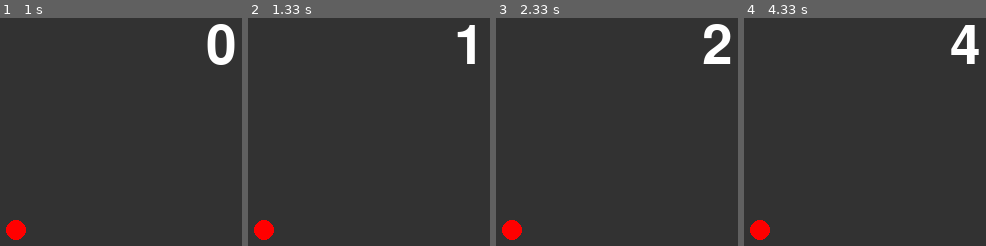
Above: before the commit, frames 1-4 (left to right).
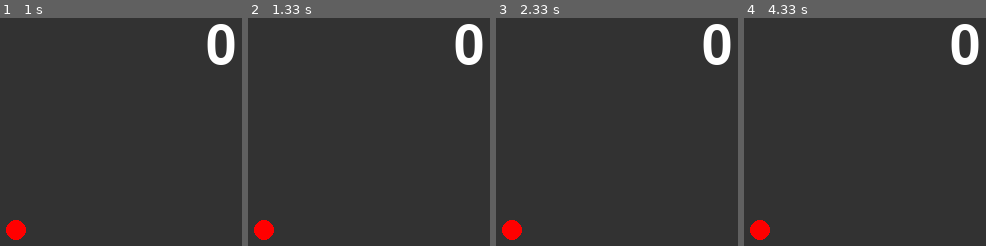
Above: after the commit, the same moments.

Repository: c0c2401810/ProjExD_1
Game: pygame game, started from pygame_system.py
Two runs of this game, one before a commit and one after it. Both use one fixed random seed, a clock stepped at 60 frames per second and the inputs below.
Inputs:
- Up to frame 1 (1 s): no input
- Up to frame 2 (1.33 s): no input
- Up to frame 3 (2.33 s): no input
- Up to frame 4 (4.33 s): no input

Frame 1 is identical in both runs. In frame 2, 1.4% of the frame differs, in the area x 85-98%, y 2-21%; in frame 3, 0.9%; in frame 4, 1.1%.

Commit message:
FPS値の変更

Diff:
--- a/pygame_system.py
+++ b/pygame_system.py
@@ -26,7 +26,7 @@
         screen.blit(enn, [100, 400])
         pg.display.update()
         tmr += 1
-        clock.tick(1)
+        clock.tick(0.1) #1秒に○○回while文が回る
 
 
 if __name__ == "__main__":
